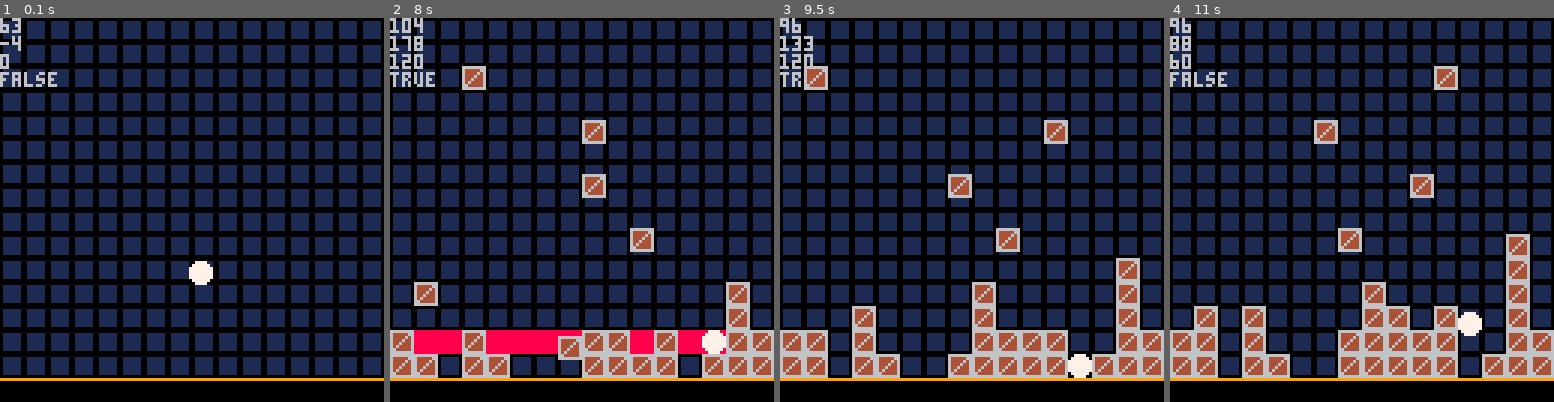
Above: before the commit, frames 1-4 (left to right).
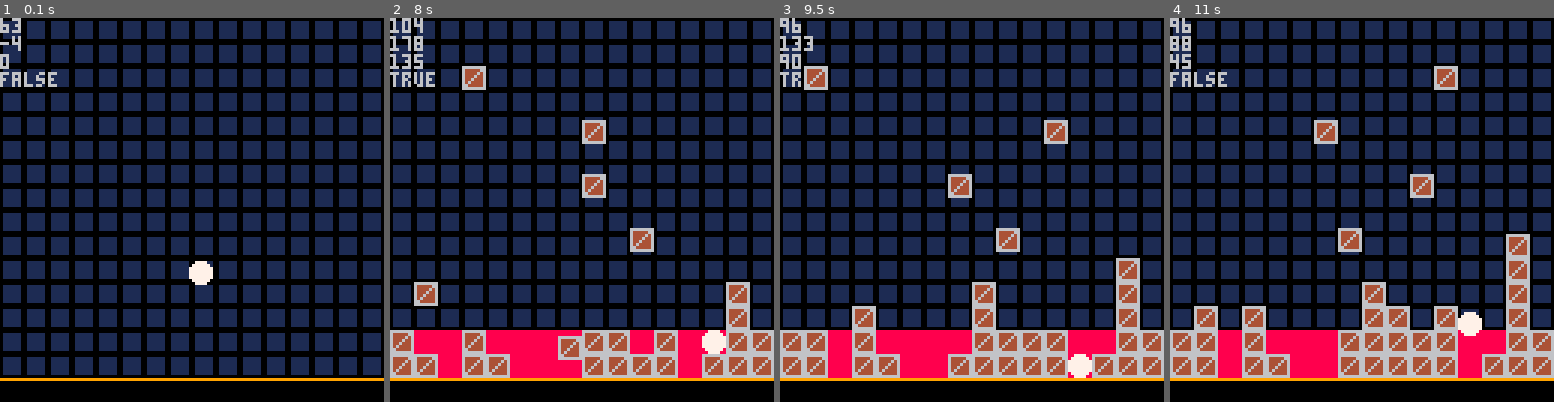
Above: after the commit, the same moments.

Repository: alstonStone/pico8_T-Jump
Game: PICO-8 cartridge t-jump.p8
The game is run twice, just before and just after one commit, with the same random seed, the same clock (stepped at 60 frames per second) and the same inputs.
Inputs:
- Up to frame 1 (0.1 s): no input
- Up to frame 2 (8 s): tap X (X key) at 0.33, 1.07, 1.85, 2.97, 4.08, 5.2, 6.32, 7.43 s; hold Right 1.6-2.1 s; hold Right 2.47-3.03 s; hold Left 3.08-3.58 s; hold Right 4.02-4.68 s; hold Left 5.08-5.68 s; hold Right 6.08-6.58 s; hold Right 6.63-7.13 s; hold Right from 7.5 s (still down)
- Up to frame 3 (9.5 s): release Right at 8.07 s; hold Left 8.12-8.62 s; tap X (X key) at 8.55 s; hold Right from 9.05 s (still down)
- Up to frame 4 (11 s): tap X (X key) at 9.67, 10.78 s; release Right at 9.72 s; hold Left 10.12-10.72 s

Frame 1 is identical in both runs. In frame 2, 1.9% of the frame differs, in the area x 3-82%, y 10-94%; in frame 3, 4.1%, in the area x 0-88%, y 9-94%; in frame 4, 3.9%.

Commit message:
visual tweaks and sfx
fixed a visual bug and started planning kill line sounds

Diff:
--- a/t-jump.p8
+++ b/t-jump.p8
@@ -354,11 +354,11 @@
 	kl.row=row
 	kl.active=true
 	kl.displayed=false
-	kl.display_count=3
+	kl.display_count=4
 	kl.display_frames=5
 	kl.display_frames_count=0
 	kl.countdown_time=time*60
-	kl.countdown_interval=kl.countdown_time/3
+	kl.countdown_interval=kl.countdown_time/kl.display_count
 end
 
 
@@ -400,8 +400,10 @@
 	print(kl.countdown_time)
 	print((kl.countdown_interval*kl.display_count))
 	if(kl.displayed) then
-		for xv=1,16 do
-			spr(9,(xv-1)*8,kl.y)
+		for yv=1,kl.row do
+			for xv=1,16 do
+				spr(9,(xv-1)*8,120-(yv*8))
+			end
 		end
 	end
 end
Not shown, changed: the sound effects (__sfx__) section of t-jump.p8
